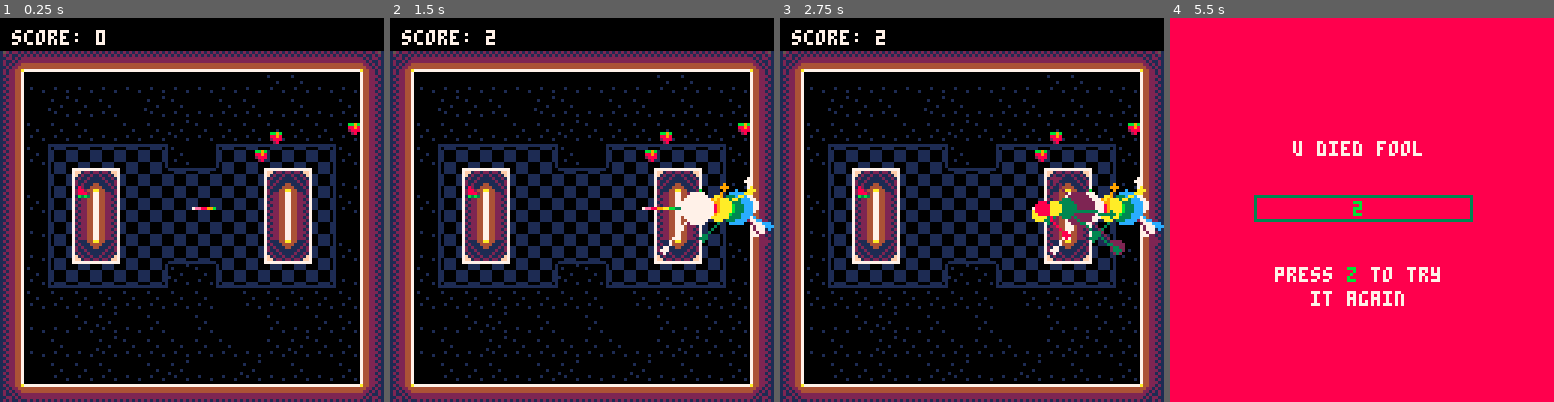
Above: before the commit, frames 1-4 (left to right).
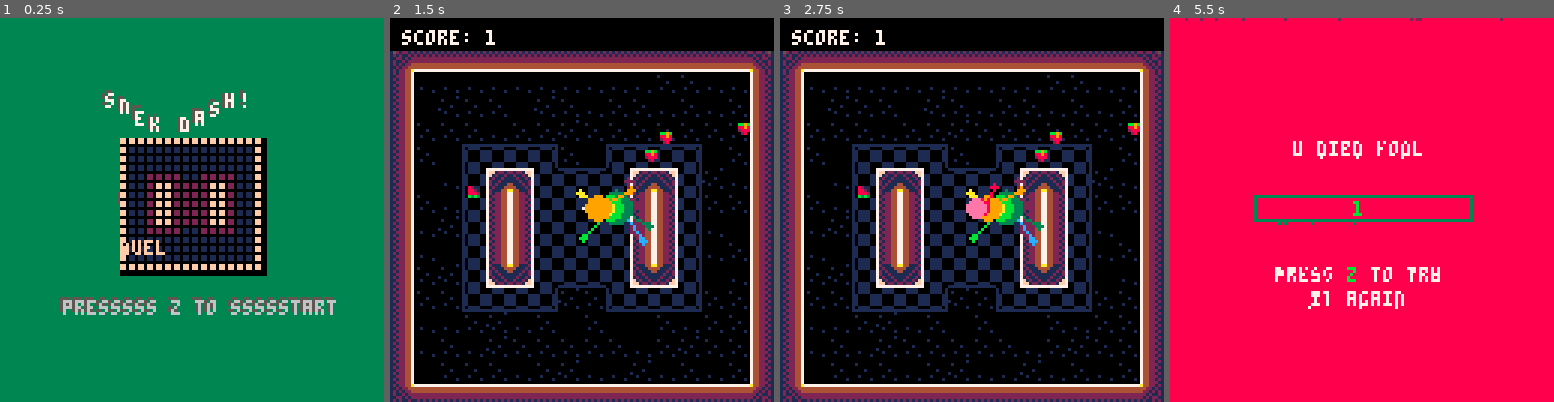
Above: after the commit, the same moments.

Repository: tmelot2/pico-8
Game: PICO-8 cartridge snake-dash-prototype.p8
The game is run twice, just before and just after one commit, with the same random seed, the same clock (stepped at 60 frames per second) and the same inputs.
Inputs:
- Up to frame 1 (0.25 s): no input
- Up to frame 2 (1.5 s): tap X (X key) at 0.33, 1.07 s; tap O (Z key) at 0.7 s
- Up to frame 3 (2.75 s): hold Right 1.6-2.1 s; tap O (Z key) at 1.7, 2.1, 2.5 s; tap X (X key) at 1.85 s; hold Up 2.15-2.42 s; hold Right from 2.47 s (still down)
- Up to frame 4 (5.5 s): tap O (Z key) every 0.4 s from 2.9 to 5.3 s; tap X (X key) at 2.97, 4.08, 5.2 s; release Right at 3.03 s; hold Left 3.08-3.58 s; hold Down 3.63-3.97 s; hold Right 4.02-4.68 s; hold Up 4.73-5.03 s; hold Left from 5.08 s (still down)

The runs differ from the first frame. In frame 1, 95% of the frame differs, in the area x 0-100%, y 0-100%; in frame 2, 16%; in frame 3, 17%; in frame 4, 0.3%.

Commit message:
Add tiny map draw, map updates, cleanup whitespace

Diff:
--- a/snake-dash-prototype.p8
+++ b/snake-dash-prototype.p8
@@ -3,11 +3,14 @@
 __lua__
 -- Snek Dash
 
+-- map dimension: 16x15
+
 -- flags
 -- 0 wall
+-- 1 bg tile, appears in tiny maps
 
 -- debug
-skiptitle=1
+skiptitle=0
 dbg={}
 
 -- screen
@@ -38,7 +41,7 @@
  snakorpion={10,10,10,10,10,10,10,10,0,0},
  rainbow={7,7,14,14,8,8,9,9,10,10,11,11,3,3,12,12,2,2}
 }
--- snakepalette=snakepalettes.plain
+snakepalette=snakepalettes.plain
 snakepalette=snakepalettes.rainbow
 
 -- player dead effect
@@ -46,36 +49,36 @@
 
 -- game
 scene=0
-timer = 0
-score = 0
-dashamount = 20
-dashframes = 20
-comboNum = 0
-comboTimer = 0
-COMBO_THRESHOLD = 60
+timer=0
+score=0
+dashamount=20
+dashframes=20
+comboNum=0
+comboTimer=0
+COMBO_THRESHOLD=60
 
 -- levels
 levels={
-  [1]={ name='Duel', mx=0, my=0 },
-  [2]={ name='Scattered', mx=16, my=0 }
+  [1]={ name='duel', mx=0, my=0 },
+  [2]={ name='scatter', mx=16, my=0 }
 }
 curLevel=1
 
 -- food
 food={}
-foodsprites = {1,2,17}
+foodsprites={1,2,17}
 shine={}
 crumbs={}
 
 -- background
-bgcolor = 5
+bgcolor=5
 
 -- message
-msgTimer = 0
-shakeTime = 6
+msgTimer=0
+shakeTime=6
 
 function _init()
-  if (skiptitle==1) scene = 1
+  if (skiptitle==1) scene=1
 
   if (scene==0) then
     titleinit()
@@ -94,7 +97,7 @@
   	if not player.dead then
       gameupdate()
     else
-    	timer = 0
+    	timer=0
     end
 
   elseif scene==2 then
@@ -132,14 +135,14 @@
 end
 
 function titledraw()
-  local titletxt = "snek dash!!1"
+  local titletxt="snek dash!"
   rectfill(0,0,screenwidth, screenheight, 3)
   wavyPrint(titletxt, 24, 29, 5, 5)
   wavyPrint(titletxt, 25, 30, 5, 7)
 
   local bx=40
   local by=58
-  local byStr = 'BY TED MELOT'
+  local byStr='BY TED MELOT'
   print(byStr, bx-1, by-1, 5)
   print(byStr, bx, by, 9)
 
@@ -148,6 +151,38 @@
   local startStr = "presssss z to ssssstart"
   wavyPrintAll(startStr, bx-1, by-1, 2, 5)
   wavyPrintAll(startStr, bx, by, 2, 6)
+
+  draw_tiny_map(1,40,40)
+end
+
+function draw_tiny_map(num,atx,aty)
+  local map=levels[num]
+  w,h=16,15
+  size=1 -- rect size
+  pad=2 -- padding between rects
+
+  -- bg
+  rectfill(atx,aty, atx+w*size+w*pad, aty+h*size+h*pad, 0)
+
+  for x=0,w-1 do
+    for y=0,h-1 do
+      tile=mget(map.mx+x, map.my+y)
+      is_wall=fget(tile)==1
+      is_bg=fget(tile)==2
+      if is_wall then
+        c=15
+      elseif is_bg then
+        c=2
+      else
+        c=1
+      end
+      rectfill(atx+(x*size)+(x*pad), aty+(y*size)+(y*pad), atx+(x*size)+size+(x*pad), aty+(y*size)+size+(y*pad), c)
+    end
+  end
+
+  title=map.name
+  text_w=4*#title
+  print(title, atx, aty+(h*size)+(h+pad)+2)
 end
 
 
@@ -167,7 +202,7 @@
   timer=0
   score=0
 
-  food = {}
+  food={}
   spawnfood(4)
   crumbs={}
 
@@ -191,7 +226,7 @@
   -- player dash
   if (player.dashframe > 0) then
    if (player.dashframe > dashframes) then
-    player.dashframe = 0
+    player.dashframe=0
     player.dashreloadframe=1
     add(shine,{id='dash_recharge', x=player.x-3, y=player.y-3, tick=0})
    else
@@ -260,11 +295,11 @@
 
   -- combo
   if comboTimer > 0 then
-    comboTimer += 1
+    comboTimer+=1
     if comboTimer > COMBO_THRESHOLD then
       comboEnd(comboNum)
-      comboNum = 0
-      comboTimer = 0
+      comboNum=0
+      comboTimer=0
     end
   end
 end
@@ -307,22 +342,22 @@
   local i=0
   for c in all(crumbs) do
     if not c.deleted then
-      c.x += c.vx
+      c.x+=c.vx
       -- bounce off either side of screen
       if (c.x < 1) then c.x = 1 c.vx = c.vx * -0.50
       elseif (c.x > screenwidth-1) then c.x = screenwidth-1 c.vx = c.vx * -0.50
       end
 
-      c.y += c.vy
+      c.y+=c.vy
       -- bounce off top or bottom of screen
       if (c.y < 11) then c.y = 11 c.vy = c.vy * -0.50
       elseif (c.y > screenheight-1) then c.y = screenheight-1 c.vy = c.vy * -0.50
       end
 
-      c.vx *= 0.50
-      c.vy *= 0.50
-      c.tick += 1
-      if (c.tick == 450) then del(crumbs,c) end
+      c.vx*=0.50
+      c.vy*=0.50
+      c.tick+=1
+      if (c.tick==450) then del(crumbs,c) end
 
       if flr(player.x) == flr(c.x) and flr(player.y) == flr(c.y) then
         c.deleted = true
@@ -350,51 +385,51 @@
 end
 
 function spawncrumbs(x,y,d)
-  local num = frnd(7)+8
-  local range = 5
+  local num=frnd(7)+8
+  local range=5
 
   -- if player dashing, more crumbs & move further
   if (player.dashframe > 0) then
-    num += 5
-    range = 15
-  end
-
-  local friction = 0.20
+    num+=5
+    range=15
+  end
+
+  local friction=0.20
   local colors
   if frnd(2) == 0 then
-    colors = {1,2}
+    colors={1,2}
   else
-    colors = {4,2}
-  end
-  local sign1 = 1
-  local vx = 0
-  local vy = 0
+    colors={4,2}
+  end
+  local sign1=1
+  local vx=0
+  local vy=0
 
   for i=1,num do
     if (rnd(1) < friction) then sign=-1 else sign=1 end
 
     -- fan out crumbs in the direction of player movement
-    if (d == 1) then
-      vx = rnd(range/2)*sign
-      vy = rnd(range)*-1
-    elseif (d == 2) then
-      vx = rnd(range)*-1
-      vy = rnd(range/2)*-sign
-    elseif (d == 3) then
-      vx = rnd(range/2)*sign
-      vy = rnd(range)
-    elseif (d == 4) then
-      vx = rnd(range)
-      vy = rnd(range/2)*sign
+    if (d==1) then
+      vx=rnd(range/2)*sign
+      vy=rnd(range)*-1
+    elseif (d==2) then
+      vx=rnd(range)*-1
+      vy=rnd(range/2)*-sign
+    elseif (d==3) then
+      vx=rnd(range/2)*sign
+      vy=rnd(range)
+    elseif (d==4) then
+      vx=rnd(range)
+      vy=rnd(range/2)*sign
     end
 
     add(crumbs,{
-      x = x,
-      y = y,
-      vx = vx,
-      vy = vy,
-      c = colors[frnd(#colors)+1],
-      tick = frnd(75)
+      x=x,
+      y=y,
+      vx=vx,
+      vy=vy,
+      c=colors[frnd(#colors)+1],
+      tick=frnd(75)
     })
  end
 end
@@ -411,17 +446,17 @@
   eatmessage()
 
   -- start combo timer
-  if comboTimer == 0 then
-    comboNum = 1
-    comboTimer = 1
-  elseif comboTimer < COMBO_THRESHOLD then
-    comboNum += 1
-    comboTimer = 1
+  if comboTimer==0 then
+    comboNum=1
+    comboTimer=1
+  elseif comboTimer<COMBO_THRESHOLD then
+    comboNum+=1
+    comboTimer=1
   end
 end
 
 function collectfoodExtraPoints(p)
-  score += p
+  score+=p
 end
 
 -- collects food if pos collides with any food
@@ -447,23 +482,23 @@
     if (v.x!=player.x or v.y!=player.y) then
       if player.dashreloadframe>0 and player.dashreloadframe<3 and #player.h-i<30 then
         if frnd(100)<80 then
-          c = 7
+          c=7
         else
-          c = snakepalette[i%(#snakepalette)+1]
+          c=snakepalette[i%(#snakepalette)+1]
         end
       else
-        c = snakepalette[i%(#snakepalette)+1]
+        c=snakepalette[i%(#snakepalette)+1]
       end
     pset(v.x,v.y,c)
     end
-    i += 1
+    i+=1
   end
 end
 
 
 -- acombo
 function combodraw()
-  if comboNum > 0 then
+  if comboNum>0 then
     s='combo: '..comboNum
     -- print(s, 60, 4, 10)
     if comboTimer>0 and comboTimer<=20 then
@@ -527,31 +562,31 @@
 
 -- agameover & dead
 function gameover()
-  player.dead = true
+  player.dead=true
   deadinit()
 end
 
 function gameoverinit()
-  scene = 2
-  timer = 0
+  scene=2
+  timer=0
   music(-1)
 
   rectfill(0,0,screenwidth,screenheight,8)
-  local text = 'u died fool'
+  local text='u died fool'
   print(text,hcenter(text),vcenter(text)-20,7)
 
   finalScoreDraw()
 
-  local text = 'press z to try'
+  local text='press z to try'
   print(text,hcenter(text),vcenter(text)+22,7)
-  local text = 'z'
+  local text='z'
   print(text,hcenter(text)-2,vcenter(text)+22,11)
-  local text = 'it again'
+  local text='it again'
   print(text,hcenter(text),vcenter(text)+30,7)
 end
 
 function gameoverupdate()
-  timer += 1
+  timer+=1
   if btn(4) and btn(5) then
     gameinit()
   end
@@ -562,12 +597,12 @@
 
   if timer > 70 then
     for x=1,1950 do
-      local xx = flr(rnd(screenwidth))
-      local yy = flr(rnd(screenheight-pad))
-      local cc = pget(xx,yy)
+      local xx=flr(rnd(screenwidth))
+      local yy=flr(rnd(screenheight-pad))
+      local cc=pget(xx,yy)
       if (cc==7 or flr(rnd(10))<=3) then
         -- change to drip left/right at first
-        if timer < 180 then
+        if timer<180 then
           -- drop left/right
           if (flr(rnd(100))==5) then xx+=1 elseif(flr(rnd(100))==10) then xx-=1 end
           -- drip darker from top
@@ -589,14 +624,14 @@
 end
 
 function deadinit()
-	scene = 3
-	timer = 0
-	circles = {}
-	pauseTimer = 0
+	scene=3
+	timer=0
+	circles={}
+	pauseTimer=0
 end
 
 function deadupdate()
-	timer += 1
+	timer+=1
 
 	if #player.h > 1 then
 		add(circles, {
@@ -623,7 +658,7 @@
 end
 
 function deaddraw()
-	len = 20
+	len=20
 
 	crumbsdraw()
 	playerdraw()
@@ -645,11 +680,11 @@
 end
 
 function finalScoreDraw()
-	local text = ''..score
-	x1 = 28
-	x2 = 100
-	y1 = 60
-	y2 = 66
+	local text=''..score
+	x1=28
+	x2=100
+	y1=60
+	y2=66
 	rectfill(x1,y1,x2,y2,8)
 	rect(x1,y1-1,x2,y2+1,3)
 	print(text,hcenter(text),vcenter(text)-0,11)
@@ -670,7 +705,7 @@
 
   -- dash
   if (btnp(4) and player.dashframe == 0) then
-    player.dashframe = 1
+    player.dashframe=1
     -- up
     if (player.dir==1) then
       player.y -= dashamount
@@ -719,7 +754,7 @@
 
 -- atext
 function eatmessage()
-  local msgs = {
+  local msgs={
     'yum',
     'delicious',
     'deliciousioso!!',
@@ -736,7 +771,7 @@
 end
 
 function dasheatmessage()
-  local msgs = {
+  local msgs={
     'radical',
     'bodacious',
     'righteous eating',
@@ -749,32 +784,32 @@
 end
 
 function messageupdate(newMsg, msgType)
-  msgTimer = 0
-  message = newMsg
-  messageType = msgType or 'normal'
+  msgTimer=0
+  message=newMsg
+  messageType=msgType or 'normal'
 end
 
 function messagedraw()
-  if msgTimer < 60 then
+  if msgTimer<60 then
     local intensity
     if messageType == 'normal' then
-      intensity = 1
+      intensity=1
     elseif messageType == 'shake' then
-      intensity = 2
+      intensity=2
     elseif messageType == 'shakeHard' then
-      intensity = 7
+      intensity=7
     end
 
     x,y = 15,23
     if msgTimer < shakeTime then
       if frnd(11)%2==0 then shakeRangeX = frnd(intensity) else shakeRangeX = -1*frnd(intensity) end
       if frnd(11)%2==0 then shakeRangeY = frnd(intensity) else shakeRangeY = -1*frnd(intensity) end
-      x += shakeRangeX
-      y += shakeRangeY
+      x+=shakeRangeX
+      y+=shakeRangeY
     end
     wavyPrint(message, x-15, y, 2, 8)
   end
-  msgTimer += 1
+  msgTimer+=1
 end
 
 function wavyPrint(s,x,y,h,c)
@@ -913,21 +948,21 @@
 00000000000000000000000000000000000000000000000000000000102442010000000000000000101111000011110000111101000000000000000000000000
 00000000000000000000000000000000000000000000000000000000717777170000000000000000111111111111111111111111000000000000000000000000
 __gff__
-0000000100000000000000000000000000000001010101010101000000000000000000010101010101010000000000000000000000000001000000000000000000000000000000000000000000000000000000000000000000000000000000000000000000000000000000000000000000000000000000000000000000000000
+0000000100000000000000000000000000000001010101010101020202000000000000010101010101010202020000000000000000000001000002020200000000000000000000000000000000000000000000000000000000000000000000000000000000000000000000000000000000000000000000000000000000000000
 0000000000000000000000000000000000000000000000000000000000000000000000000000000000000000000000000000000000000000000000000000000000000000000000000000000000000000000000000000000000000000000000000000000000000000000000000000000000000000000000000000000000000000
 __map__
 1524242424242424242424242424241615242424242424242424242424242416000000000000000000000000000000000000000000000000000000000000000000000000000000000000000000000000000000000000000000000000000000000000000000000000000000000000000000000000000000000000000000000000
 130b0b0b0b0b0b0b0b0b0b0c0c0b0b14130b0c0c0c0c0d0d0d0c0c0c0c0c0c14000000000000000000000000000000000000000000000000000000000000000000000000000000000000000000000000000000000000000000000000000000000000000000000000000000000000000000000000000000000000000000000000
 131e0a0c0c1e0a0c0b0c0c0b0c0b0c14130c0c0b0c0c0d330c0c0b0c0c0c0c14000000000000000000000000000000000000000000000000000000000000000000000000000000000000000000000000000000000000000000000000000000000000000000000000000000000000000000000000000000000000000000000000
-130c0c0c0b0c0c0a0c0c0c0c0c0c0c1413330c0c370c0c0c0c0c370c0c0b3314000000000000000000000000000000000000000000000000000000000000000000000000000000000000000000000000000000000000000000000000000000000000000000000000000000000000000000000000000000000000000000000000
-130c1a1b1b1b1c0c1e1a1b1b1b1c0c14130c0c0c1a1b1b371b1b1c0c0c0c0c14000000000000000000000000000000000000000000000000000000000000000000000000000000000000000000000000000000000000000000000000000000000000000000000000000000000000000000000000000000000000000000000000
-131e2a17182b2b1b1b2b2b17182c0b14130c371a2b2b2b2b2b2b2b1c370c0c14000000000000000000000000000000000000000000000000000000000000000000000000000000000000000000000000000000000000000000000000000000000000000000000000000000000000000000000000000000000000000000000000
-130c2a19292b2b2b2b2b2b19292c0c14130c0b2a2b2b2b2b2b2b2b2c0c0c0c14000000000000000000000000000000000000000000000000000000000000000000000000000000000000000000000000000000000000000000000000000000000000000000000000000000000000000000000000000000000000000000000000
-130b2a19292b2b2b2b2b2b19292c1e14130b0c372b2b2b372b2b2b370c330c14000000000000000000000000000000000000000000000000000000000000000000000000000000000000000000000000000000000000000000000000000000000000000000000000000000000000000000000000000000000000000000000000
-130b2a27282b2b3b3b2b2b27282c0c14130c332a2b2b2b2b2b2b2b2c0c0c0b14000000000000000000000000000000000000000000000000000000000000000000000000000000000000000000000000000000000000000000000000000000000000000000000000000000000000000000000000000000000000000000000000
-130c3a3b3b3b3c0a0c3a3b3b3b3c0b14130c373a2b2b2b2b2b2b2b3c370c0c14000000000000000000000000000000000000000000000000000000000000000000000000000000000000000000000000000000000000000000000000000000000000000000000000000000000000000000000000000000000000000000000000
-130c0c0c0c0c0c0c0c1e0c0c0c0c0c14130c0c0c3a3b3b373b3b3c0c0c0c0a14000000000000000000000000000000000000000000000000000000000000000000000000000000000000000000000000000000000000000000000000000000000000000000000000000000000000000000000000000000000000000000000000
-130b0b0c0a0b0c1e0c1e1e0c0b0c0c14130c0b0c370c0c0a330c370c0d0d0c14000000000000000000000000000000000000000000000000000000000000000000000000000000000000000000000000000000000000000000000000000000000000000000000000000000000000000000000000000000000000000000000000
+130c0c0c0b0c0c0a0c0c0c0c0c0c0c1413330c0c370c0c0a0b0c0c370c0c3314000000000000000000000000000000000000000000000000000000000000000000000000000000000000000000000000000000000000000000000000000000000000000000000000000000000000000000000000000000000000000000000000
+130c001a1b1b1c0c1e1a1b1b1c000c14130c0c0c1a1b1b37371b1b1c0c0c0c14000000000000000000000000000000000000000000000000000000000000000000000000000000000000000000000000000000000000000000000000000000000000000000000000000000000000000000000000000000000000000000000000
+131e0b2a17182b1b1b2b17182c0a0b14130c371a2b2b2b2b2b2b2b2b1c370c14000000000000000000000000000000000000000000000000000000000000000000000000000000000000000000000000000000000000000000000000000000000000000000000000000000000000000000000000000000000000000000000000
+130c0b2a19292b2b2b2b19292c0c0c14130c0b2a2b2b2b2b2b2b2b2b2c0c0c14000000000000000000000000000000000000000000000000000000000000000000000000000000000000000000000000000000000000000000000000000000000000000000000000000000000000000000000000000000000000000000000000
+130b0a2a19292b2b2b2b19292c0b1e14130b0c372b2b2b37372b2b2b370c0c14000000000000000000000000000000000000000000000000000000000000000000000000000000000000000000000000000000000000000000000000000000000000000000000000000000000000000000000000000000000000000000000000
+130b002a19292b2b2b2b19292c0b0c14130c332a2b2b2b2b2b2b2b2b2c0c0b14000000000000000000000000000000000000000000000000000000000000000000000000000000000000000000000000000000000000000000000000000000000000000000000000000000000000000000000000000000000000000000000000
+130c0a2a27282b3b3b2b27282c000b14130c373a2b2b2b2b2b2b2b2b3c370c14000000000000000000000000000000000000000000000000000000000000000000000000000000000000000000000000000000000000000000000000000000000000000000000000000000000000000000000000000000000000000000000000
+130c0c3a3b3b3c0a0c3a3b3b3c0c0c14130c0c0c3a3b3b37373b3b3c0c0c0a14000000000000000000000000000000000000000000000000000000000000000000000000000000000000000000000000000000000000000000000000000000000000000000000000000000000000000000000000000000000000000000000000
+130b0b0c0a0b0c1e0c1e1e0c0b0c0c14130c0b0c370c0b0a0b330c370c0d0c14000000000000000000000000000000000000000000000000000000000000000000000000000000000000000000000000000000000000000000000000000000000000000000000000000000000000000000000000000000000000000000000000
 130b0c0b0a0c0c0c0c0c0b0c0a0c0c14130b0b0b0c0c0c0c0c0c0c0c0d0d0b14000000000000000000000000000000000000000000000000000000000000000000000000000000000000000000000000000000000000000000000000000000000000000000000000000000000000000000000000000000000000000000000000
 131e0c0c0c0b0c0a0b0b0a0b0c0b0c14130c0c0c0c0b0c0b0b0c0b0b0c0b0c14000000000000000000000000000000000000000000000000000000000000000000000000000000000000000000000000000000000000000000000000000000000000000000000000000000000000000000000000000000000000000000000000
 2523232323232323232323232323232625232323232323232323232323232326000000000000000000000000000000000000000000000000000000000000000000000000000000000000000000000000000000000000000000000000000000000000000000000000000000000000000000000000000000000000000000000000
